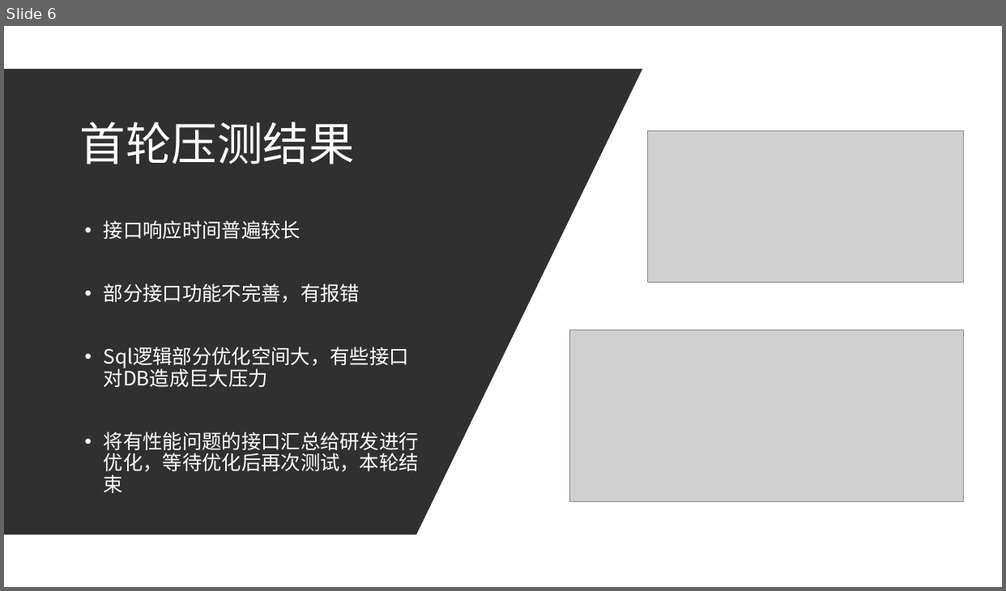
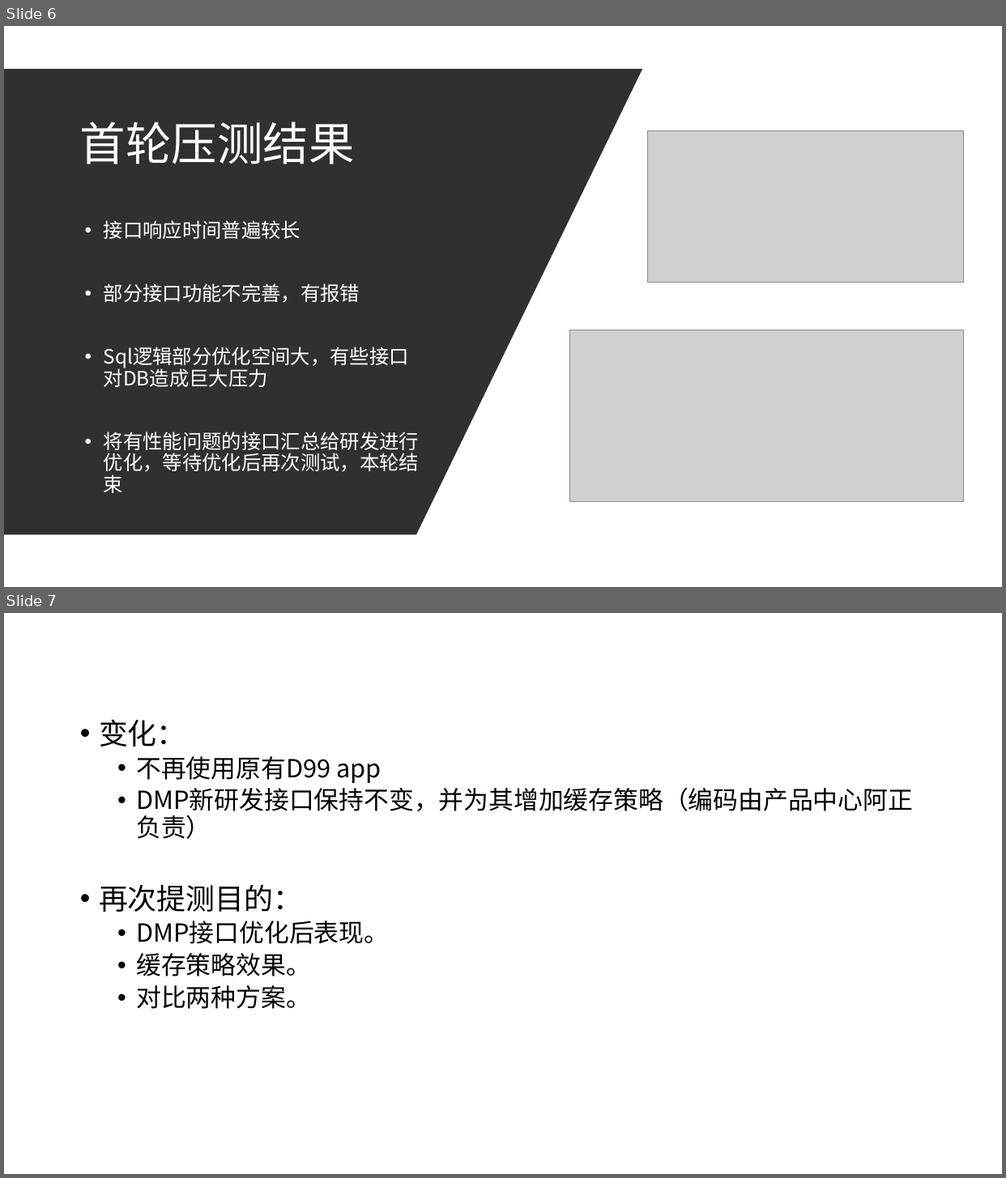
Before and after one commit to Rexixe1993/-, a slide deck: D99压测分享会.pptx. Shown one above the other, each under a label of ours: slide 6 before the commit, slides 6 and 7 after it. The pictures are 1006x591 and 1006x1178 pixels, drawn with LibreOffice and Linux fonts; fonts in the diff are those of the drawing; grey boxes stand for pictures. Boxes give left, top, right and bottom in pixels: in the first picture for what was removed or moved away, otherwise in the second. Text is boxed around its words. In the diff, an @@ line names an element or a change of style, - is before the commit and + after.

```diff
--- a/D99压测分享会.pptx
+++ b/D99压测分享会.pptx
@@ slide 7 added at (4, 613, 1002, 1174), background #FFFFFF @@
@@ text added at (99, 719, 913, 1009), 24 pt, text #000000 @@
+• 变化：
+  • 不再使用原有D99 app
+  • DMP新研发接口保持不变，并为其增加缓存策略（编码由产品中心阿正负责）
+• 再次提测目的：
+  • DMP接口优化后表现。
+  • 缓存策略效果。
+  • 对比两种方案。
```
Also in this commit, not shown: 3 slides changed, 6 other slides added, 1 slide removed.
